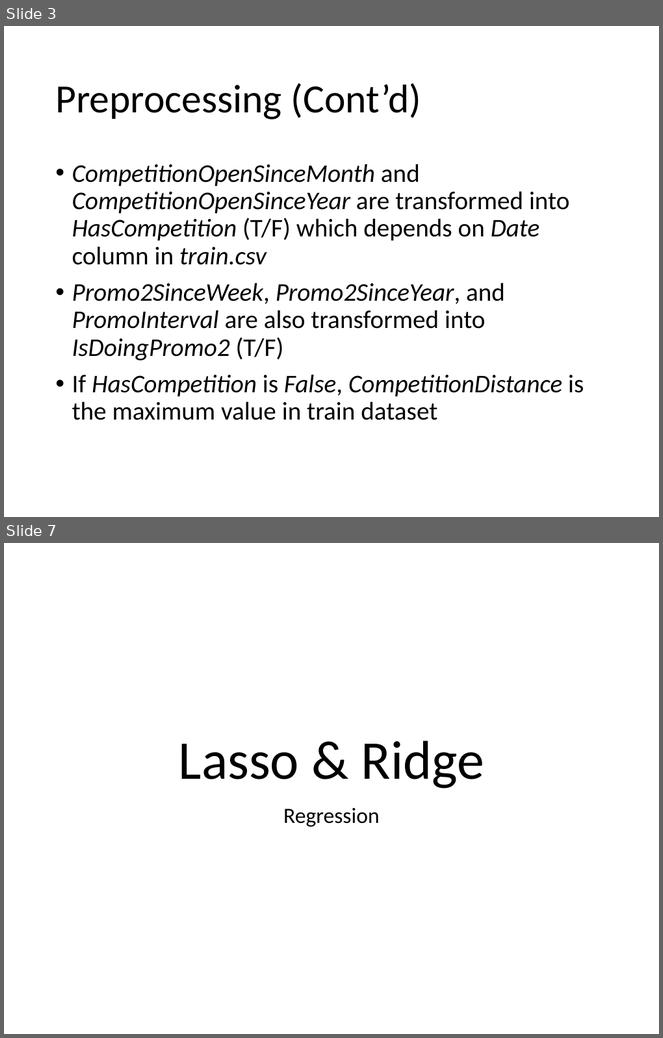
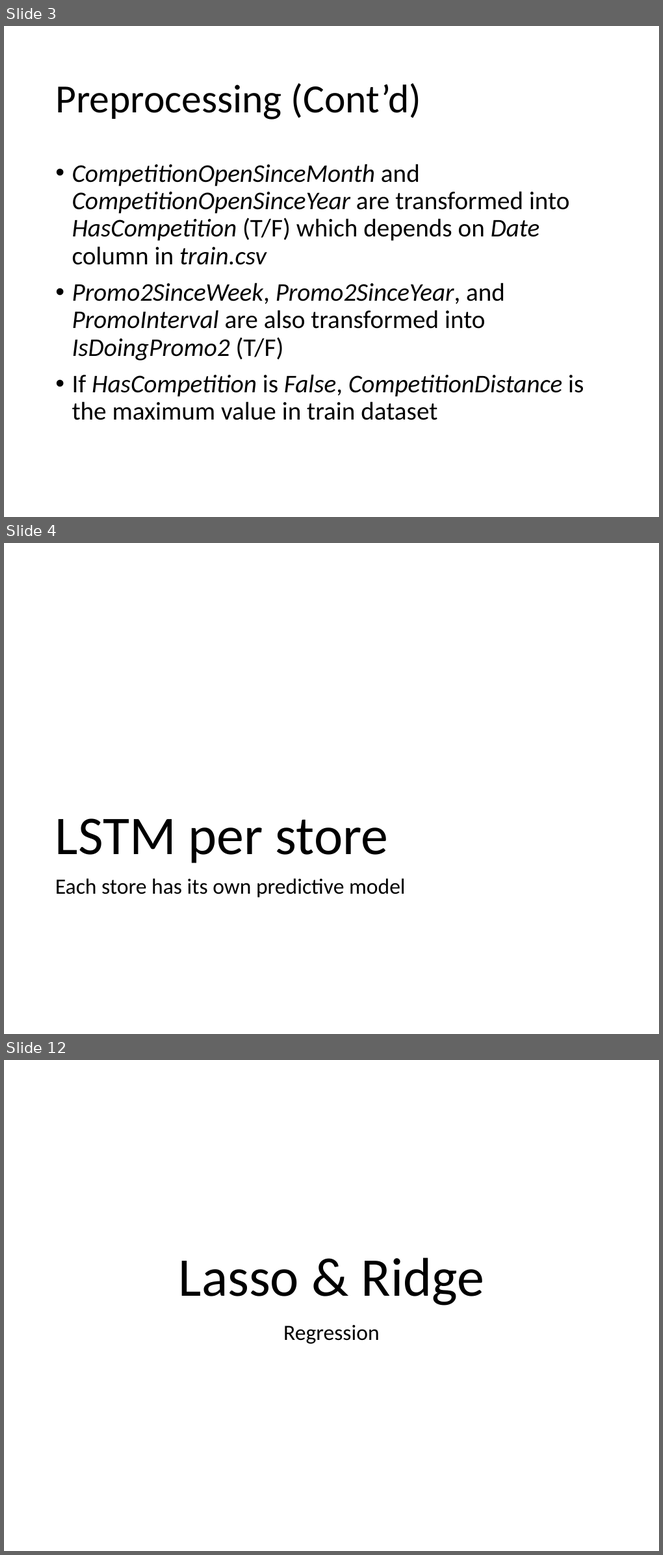
Before and after one commit to Stefan0010/CZ4041, a slide deck: slides/main.pptx. Shown one above the other, each under a label of ours: slides 3 and 7 before the commit, slides 3, 4 and 12 after it; the slides between them are not shown. The pictures are 663x1038 and 663x1555 pixels, drawn with LibreOffice and Linux fonts; fonts in the diff are those of the drawing. Boxes give left, top, right and bottom in pixels: in the first picture for what was removed or moved away, otherwise in the second. Text is boxed around its words. In the diff, an @@ line names an element or a change of style, - is before the commit and + after.

```diff
--- a/slides/main.pptx
+++ b/slides/main.pptx
@@ slide 4 added at (4,543,659,1034), background #FFFFFF @@
@@ title added at (55,819,388,863), 60 pt, text #000000 @@
+LSTM per store
@@ text added at (55,878,406,898), 24 pt, text #000000 @@
+Each store has its own predictive model
@@ what was slide 7 is now slide 12 @@
```
Also in this commit, not shown: 2 slides changed, 11 other slides added, 1 slide removed.
